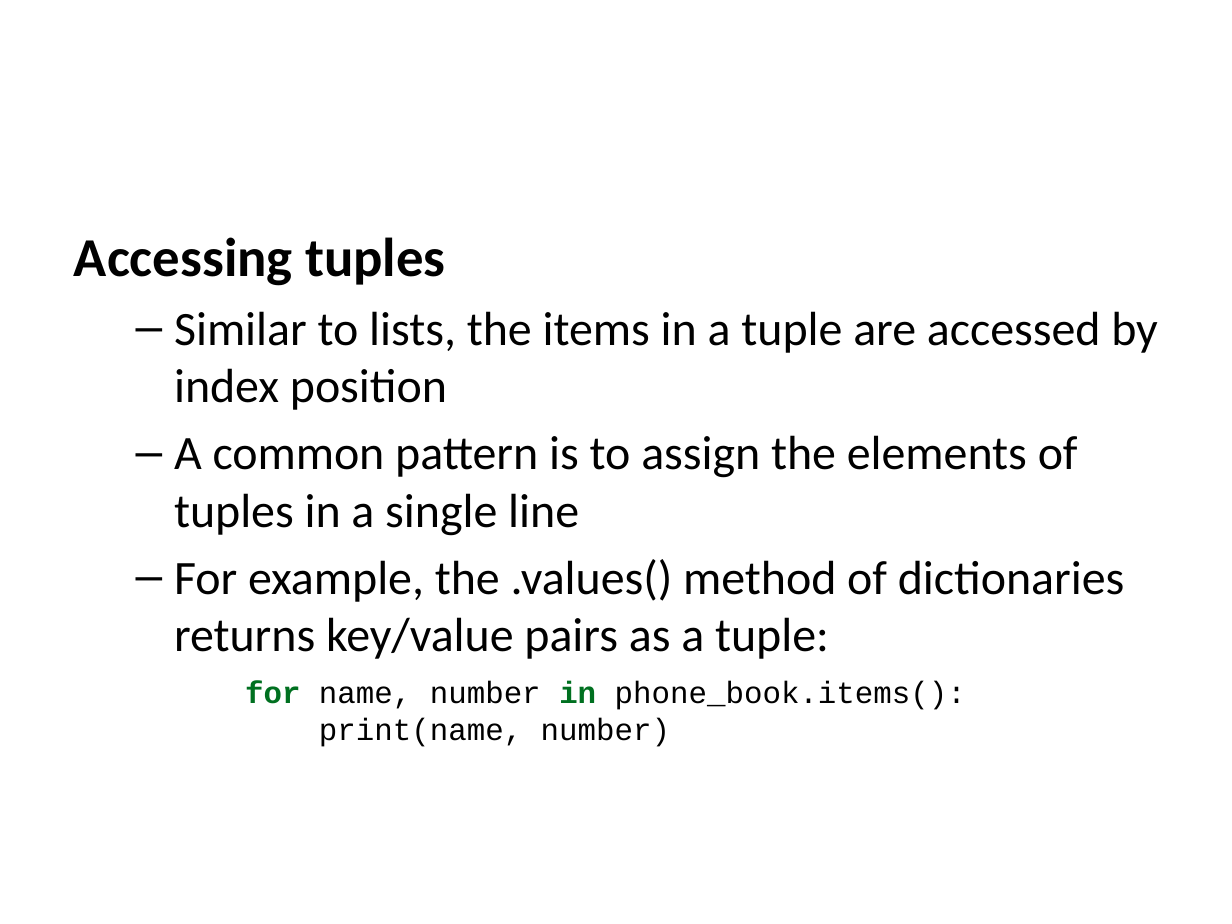
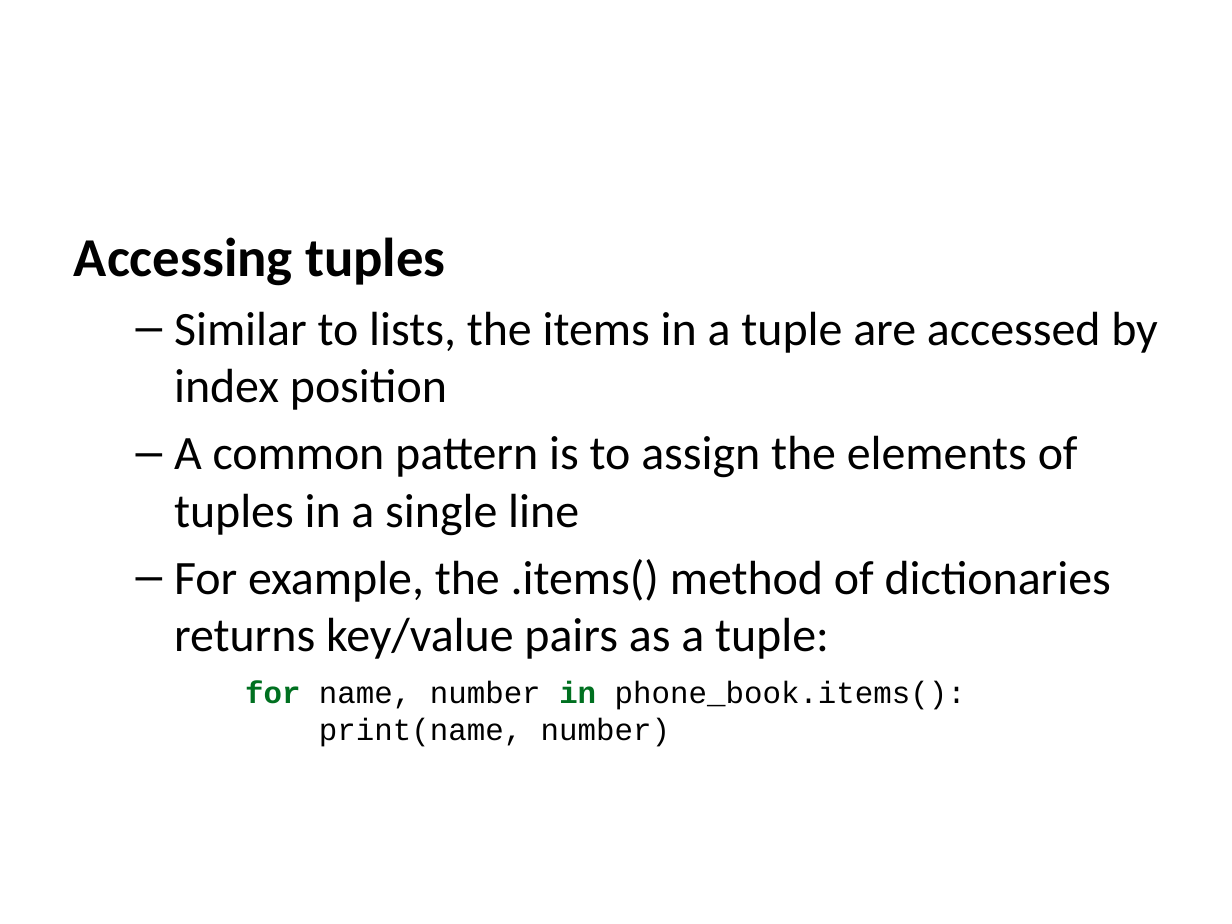
Before and after one commit to edsu/inst326, a slide deck: slide 34 of modules/module03/slides.pptx. Drawn at 1232x924 pixels with LibreOffice and Linux fonts; fonts in the diff are those of the drawing. Boxes give left, top, right and bottom in pixels: in the first picture for what was removed or moved away, otherwise in the second. Text is boxed around its words. In the diff, an @@ line names an element or a change of style, - is before the commit and + after.

```diff
--- a/modules/module03/slides.pptx
+++ b/modules/module03/slides.pptx
@@ text at <box>174,559,1111,659</box>: text changed @@
-  – For example, the .values() method of dictionaries returns key/value pairs as a tuple:
+  – For example, the .items() method of dictionaries returns key/value pairs as a tuple:
```
Also in this commit, not shown: 1 other slide changed, 5 other files.
